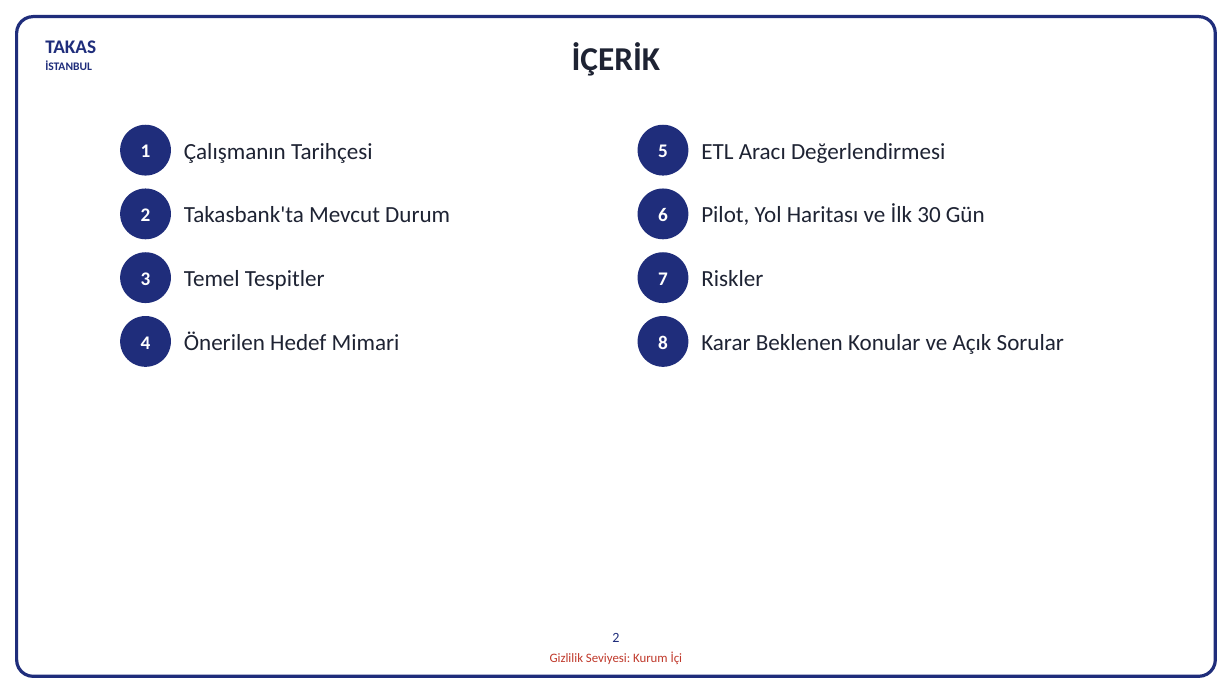
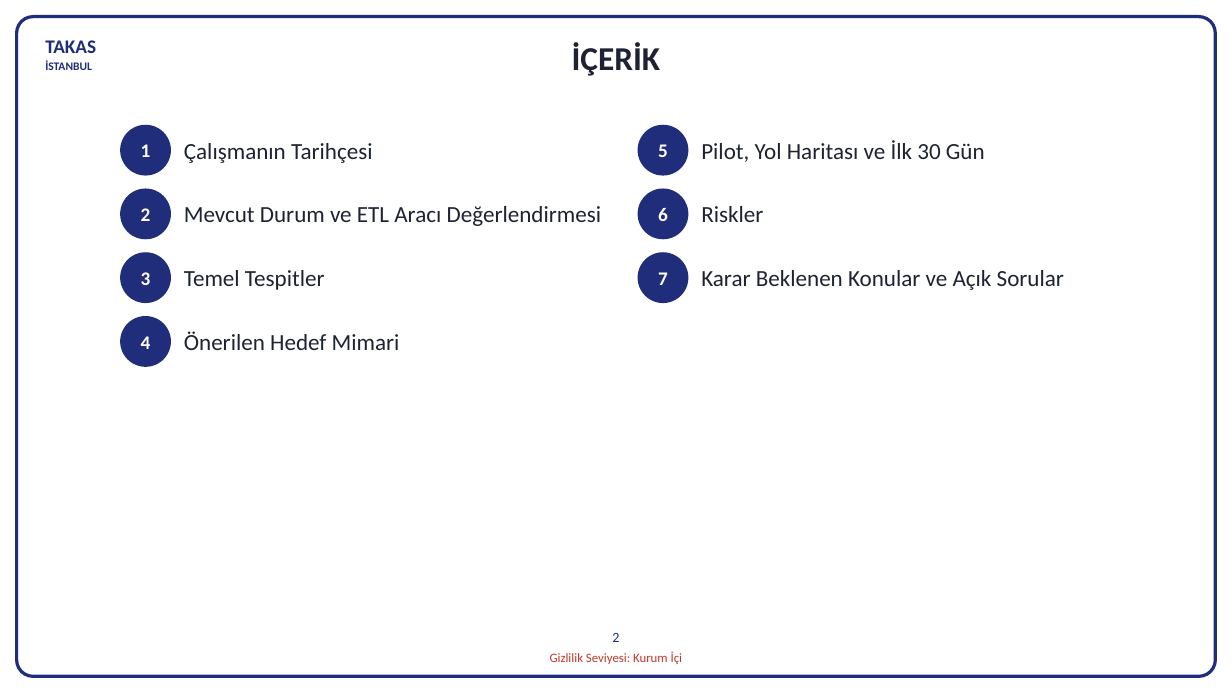
Before and after one commit to hanifidemirel0/Cursor-Projects, a slide deck: slide 2 of outputs/dwh-sunum-kasim-2026/5 - DWHSunum_Kasim2026.pptx. Drawn at 1232x693 pixels with LibreOffice and Linux fonts; fonts in the diff are those of the drawing. Boxes give left, top, right and bottom in pixels: in the first picture for what was removed or moved away, otherwise in the second. Text is boxed around its words. In the diff, an @@ line names an element or a change of style, - is before the commit and + after.

```diff
--- a/outputs/dwh-sunum-kasim-2026/5 - DWHSunum_Kasim2026.pptx
+++ b/outputs/dwh-sunum-kasim-2026/5 - DWHSunum_Kasim2026.pptx
@@ 3 texts: place and size @@
-3 texts at bbox=[701, 203, 1064, 354]
+3 texts at bbox=[701, 140, 1064, 290]
@@ text removed at bbox=[701, 143, 945, 163] @@
-ETL Aracı Değerlendirmesi
@@ text at bbox=[184, 206, 601, 226]: text changed @@
-Takasbank'ta Mevcut Durum
+Mevcut Durum ve ETL Aracı Değerlendirmesi
@@ ellipse removed at bbox=[638, 316, 689, 367] @@
-8
```
Also in this commit, not shown: 16 other slides changed, 4 other files.
